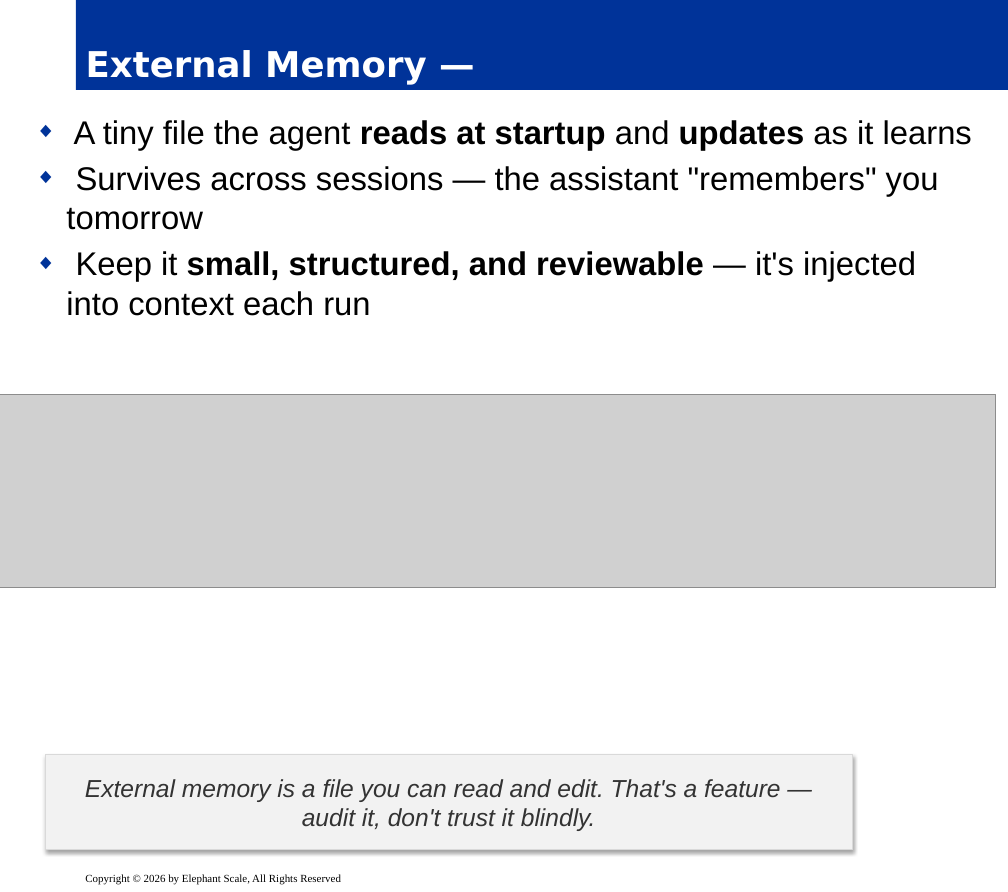
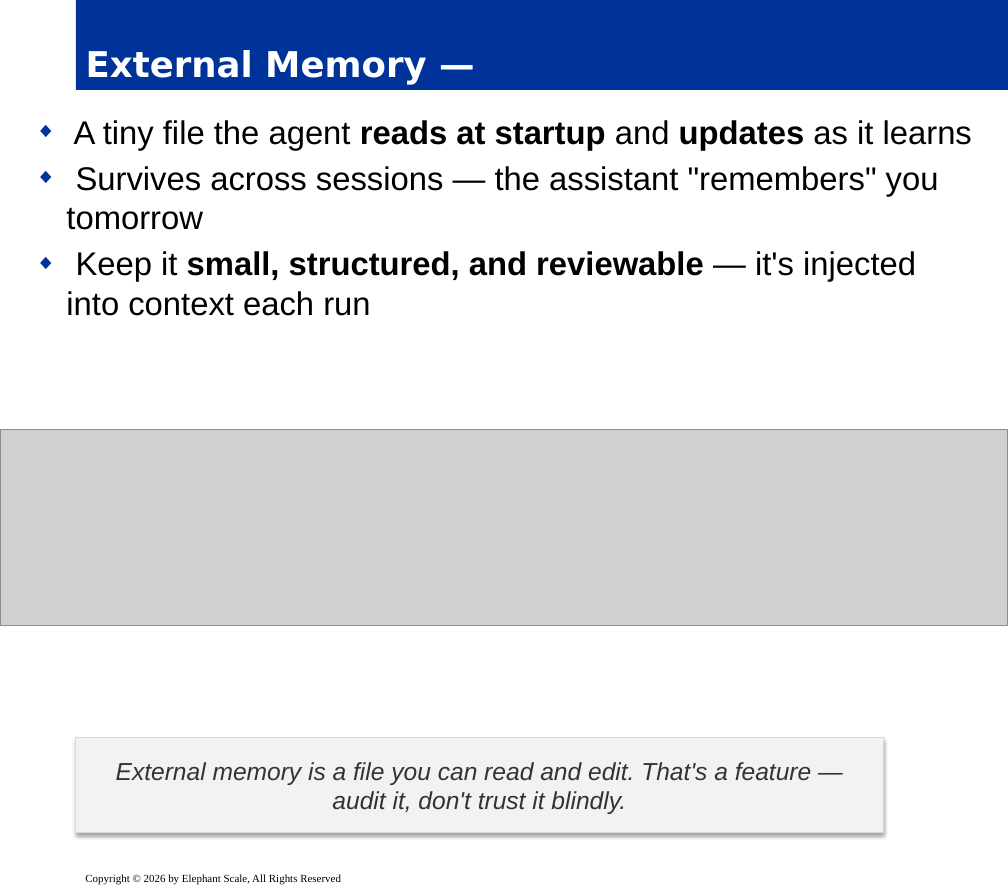
Before and after one commit to elephantscale/Building-Agentic-AI, a slide deck: slide 11 of slides/release/11-claude-agents.pptx. Drawn at 1008x892 pixels with LibreOffice and Linux fonts; fonts in the diff are those of the drawing; grey boxes stand for pictures; background and template pictures are left out. Boxes give left, top, right and bottom in pixels: in the first picture for what was removed or moved away, otherwise in the second. Text is boxed around its words. In the diff, an @@ line names an element or a change of style, - is before the commit and + after.

```diff
--- a/slides/release/11-claude-agents.pptx
+++ b/slides/release/11-claude-agents.pptx
@@ picture: place and size @@
-picture at box(0, 394, 996, 588)
+picture at box(0, 430, 1008, 625)
@@ rectangle "External memory is a file ...": place and size @@
-rectangle "External memory is a file ..." at box(45, 755, 853, 850)
+rectangle "External memory is a file ..." at box(76, 739, 883, 833)
```
Also in this commit, not shown: 12 other slides changed.
